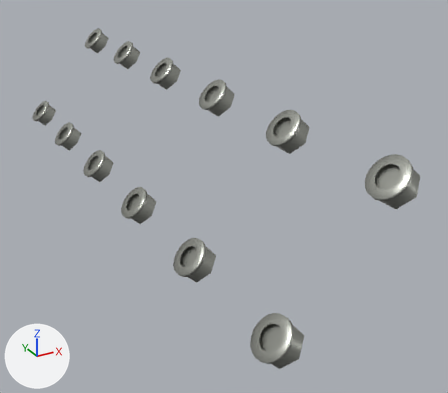
The glTF model porsche-911sc-engine/parts/valve-cover-nuts-lower-right.glb as it was, and as the next commit left it.
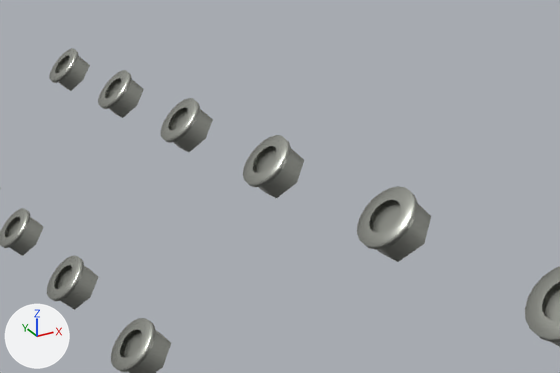
Old and new are each drawn whole from a 50 mm camera at (190.0, -302.0, 36.0) aimed at (329.0, -50.0, -90.0) and again close up on the part from 12% to 86% of the width and 0% to 56% of the height. The lights are fixed; the arrows at lower left show +X, +Y and +Z. The first two pictures are the older version.

Script lines for the objects in view, before the commit:
```python
ob_mesh_0_001 = bpy.data.objects.new('Mesh_0.001', me_mesh_0)
ob_mesh_0_001.parent = ob_valve_cover_nuts_lower_right_inst0
ob_mesh_0_001.location = (324.5, 125.0, -38.77)
ob_mesh_0_001.rotation_euler = (0.0, 2.306, 0.0)  # degrees (0, 132, 0)
ob_mesh_0_001.scale = (8.0, 8.0, 8.0)
ob_mesh_0_002 = bpy.data.objects.new('Mesh_0.002', me_mesh_0)
ob_mesh_0_002.parent = ob_valve_cover_nuts_lower_right_inst0
ob_mesh_0_002.location = (282.9, 66.2, -84.74)
ob_mesh_0_002.rotation_euler = (0.0, 2.306, 0.0)  # degrees (0, 132, 0)
ob_mesh_0_002.scale = (8.0, 8.0, 8.0)
ob_mesh_0_003 = bpy.data.objects.new('Mesh_0.003', me_mesh_0)
ob_mesh_0_003.parent = ob_valve_cover_nuts_lower_right_inst0
ob_mesh_0_003.location = (324.5, 66.2, -38.77)
ob_mesh_0_003.rotation_euler = (0.0, 2.306, 0.0)  # degrees (0, 132, 0)
ob_mesh_0_003.scale = (8.0, 8.0, 8.0)
ob_mesh_0_004 = bpy.data.objects.new('Mesh_0.004', me_mesh_0)
ob_mesh_0_004.parent = ob_valve_cover_nuts_lower_right_inst0
ob_mesh_0_004.location = (282.9, 7.4, -84.74)
ob_mesh_0_004.rotation_euler = (0.0, 2.306, 0.0)  # degrees (0, 132, 0)
ob_mesh_0_004.scale = (8.0, 8.0, 8.0)
ob_mesh_0_005 = bpy.data.objects.new('Mesh_0.005', me_mesh_0)
ob_mesh_0_005.parent = ob_valve_cover_nuts_lower_right_inst0
ob_mesh_0_005.location = (324.5, 7.4, -38.77)
ob_mesh_0_005.rotation_euler = (0.0, 2.306, 0.0)  # degrees (0, 132, 0)
ob_mesh_0_005.scale = (8.0, 8.0, 8.0)
ob_mesh_0_006 = bpy.data.objects.new('Mesh_0.006', me_mesh_0)
ob_mesh_0_006.parent = ob_valve_cover_nuts_lower_right_inst0
ob_mesh_0_006.location = (282.9, -51.4, -84.74)
ob_mesh_0_006.rotation_euler = (0.0, 2.306, 0.0)  # degrees (0, 132, 0)
ob_mesh_0_006.scale = (8.0, 8.0, 8.0)
ob_mesh_0_009 = bpy.data.objects.new('Mesh_0.009', me_mesh_0)
ob_mesh_0_009.parent = ob_valve_cover_nuts_lower_right_inst0
ob_mesh_0_009.location = (324.5, -110.2, -38.77)
ob_mesh_0_009.rotation_euler = (0.0, 2.306, 0.0)  # degrees (0, 132, 0)
ob_mesh_0_009.scale = (8.0, 8.0, 8.0)
ob_mesh_0_011 = bpy.data.objects.new('Mesh_0.011', me_mesh_0)
ob_mesh_0_011.parent = ob_valve_cover_nuts_lower_right_inst0
ob_mesh_0_011.location = (324.5, -169.0, -38.77)
ob_mesh_0_011.rotation_euler = (0.0, 2.306, 0.0)  # degrees (0, 132, 0)
ob_mesh_0_011.scale = (8.0, 8.0, 8.0)
# also in view: 'Mesh_0.007' at (324.0, -51.0, -38.0)
```
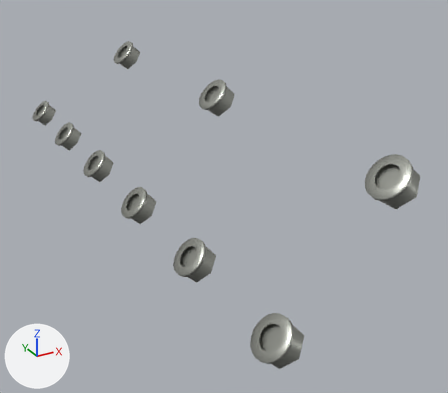
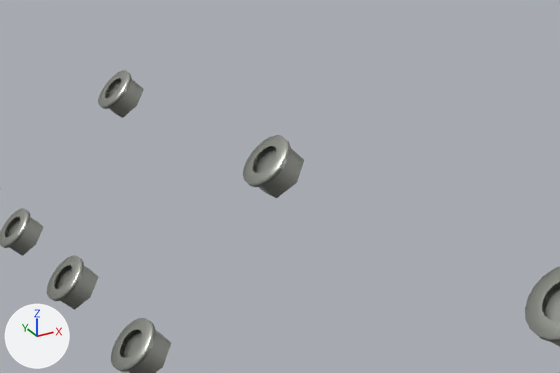
Boxes [x1, y1, x2, y2] around the edits, measured in the close-ups (560 x 373 px):
'Mesh_0.005', moved: before [160, 98, 213, 152]; after [243, 135, 304, 198]
'Mesh_0.004', moved: before [47, 255, 98, 310]; after [111, 318, 171, 373]
'Mesh_0.009', deleted: before [357, 186, 431, 262]
'Mesh_0.003', moved: before [98, 70, 144, 118]; after [47, 255, 98, 310]
'Mesh_0.002', moved: before [0, 208, 43, 256]; after [98, 70, 144, 118]
'Mesh_0.006', moved (not visible afterwards): before [111, 318, 171, 373]
'Mesh_0.001', moved: before [49, 48, 90, 91]; after [0, 208, 43, 256]
'Mesh_0.007', unchanged, covered by the edit: before [243, 135, 304, 198]
'Mesh_0.011', unchanged, covered by the edit: before [525, 266, 560, 347]
'Mesh_0.008', unchanged, uncovered by the edit: after [525, 266, 560, 347]

The change in detail:
Object 'Mesh_0.001' (ob_mesh_0_001) moves from (324.5, 125.0, -38.77) to (282.9, 66.2, -84.74).
Object 'Mesh_0.002' (ob_mesh_0_002) moves from (282.9, 66.2, -84.74) to (324.5, 66.2, -38.77).
Object 'Mesh_0.003' (ob_mesh_0_003) moves from (324.5, 66.2, -38.77) to (282.9, 7.4, -84.74).
Object 'Mesh_0.004' (ob_mesh_0_004) moves from (282.9, 7.4, -84.74) to (282.9, -51.4, -84.74).
Object 'Mesh_0.005' (ob_mesh_0_005) moves from (324.5, 7.4, -38.77) to (324.5, -51.4, -38.77).
Object 'Mesh_0.006' (ob_mesh_0_006) moves from (282.9, -51.4, -84.74) to (282.9, -110.2, -84.74).
Object 'Mesh_0.009' (ob_mesh_0_009) is deleted.
